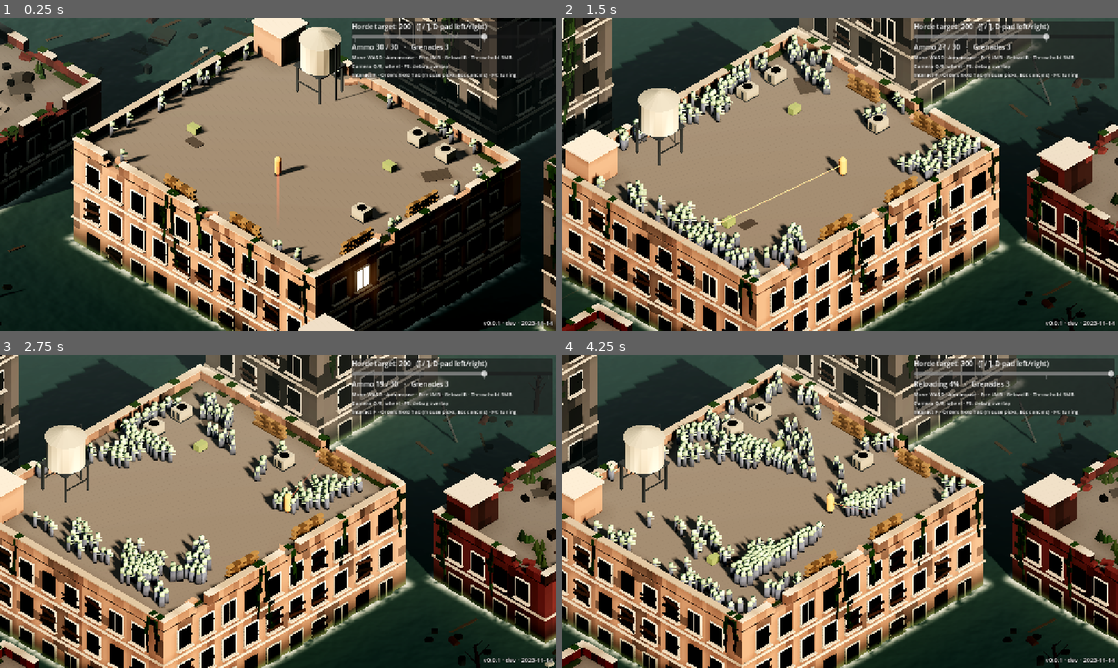
Above: before the commit, frames 1-4 (two rows, left to right).
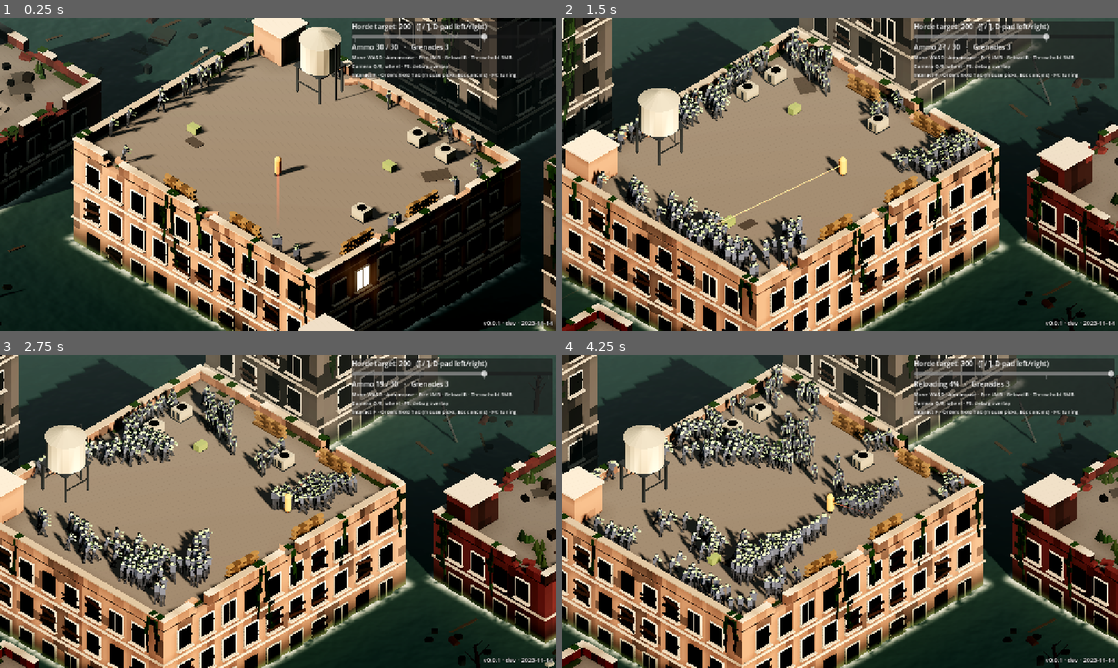
Above: after the commit, the same moments.

Repository: Twilightxc/DrownedCity
Game: Godot game, scene res://game/spikes/twin_stick_spike.tscn
Same seed, same stepped clock (60 frames per second), same inputs: the game is played once before the commit and once after it. This scene is started directly instead of the project's main scene.
Inputs (mouse positions are in pixels of both pictures, inside the frame that each line leads up to):
- Up to frame 1 (0.25 s): no input
- Up to frame 2 (1.5 s): tap Enter at 0.5 s; move the mouse to (962, 158) at 0.52 s; hold D (move_right) 0.53-1.25 s; hold Q (camera_rotate_left) 0.53-1.25 s; click (962, 158) at 0.67 s; drag from (728, 190) to (812, 237) at 1.27 s
- Up to frame 3 (2.75 s): move the mouse to (333, 442) at 2.02 s; press the mouse at (333, 442) at 2.03 s; hold D (move_right) from 2.03 s (still down)
- Up to frame 4 (4.25 s): release D (move_right) at 2.75 s; release the mouse at (895, 442) at 2.75 s; drag from (812, 574) to (673, 464) at 2.77 s; move the mouse to (1006, 558) at 3.52 s; hold A (move_left) from 3.53 s (still down); hold ] (horde_more) from 3.53 s (still down); tap R (reload) at 4.15 s

The runs differ from the first frame. In frame 1, 2.1% of the frame differs, in the area x 19-88%, y 7-80%; in frame 2, 7.7%; in frame 3, 8.8%; in frame 4, 12%, in the area x 2-73%, y 1-83%.

Commit message:
Spike E (0.7) part 1: animated horde via vertex animation textures
Rigid-part zombie (male/female, 180 tris) from tools/blender/kit_zombie.py with hand-keyed stand-in clips baked to half-float EXR VATs. The horde MultiMesh shader plays walk/attack per agent from INSTANCE_CUSTOM; Horde tracks clip, time and heading. 6 new GUT tests.

Co-Authored-By: Claude Opus 5.5 <noreply@anthropic.com>

Diff:
--- /dev/null
+++ b/assets/vat/zombie_female.tres
@@ -0,0 +1,14 @@
+[gd_resource type="Resource" script_class="VatModel" load_steps=6 format=3]
+
+[ext_resource type="Script" path="res://combat/vat_model.gd" id="1_model"]
+[ext_resource type="PackedScene" path="res://assets/models/zombie_female.glb" id="2_mesh"]
+[ext_resource type="Texture2D" path="res://assets/vat/zombie_female_pos.exr" id="3_pos"]
+[ext_resource type="Texture2D" path="res://assets/vat/zombie_female_nrm.exr" id="4_nrm"]
+[ext_resource type="Resource" path="res://assets/vat/zombie_female_clips.tres" id="5_clips"]
+
+[resource]
+script = ExtResource("1_model")
+mesh_scene = ExtResource("2_mesh")
+positions = ExtResource("3_pos")
+normals = ExtResource("4_nrm")
+clips = ExtResource("5_clips")
--- /dev/null
+++ b/assets/vat/zombie_female_clips.tres
@@ -0,0 +1,15 @@
+[gd_resource type="Resource" script_class="VatClips" load_steps=2 format=3]
+
+[ext_resource type="Script" path="res://combat/vat_clips.gd" id="1_vat"]
+
+[resource]
+script = ExtResource("1_vat")
+mesh_name = "zombie_female"
+fps = 24.0
+vertex_count = 360
+frame_count = 102
+names = PackedStringArray("walk", "attack", "flinch", "death", "death_blown")
+start_row = PackedInt32Array(0, 24, 42, 50, 78)
+frames = PackedInt32Array(24, 18, 8, 28, 24)
+loops = PackedInt32Array(1, 0, 0, 0, 0)
+stride = PackedFloat32Array(1.300, 0.000, 0.000, 0.000, 0.000)
--- /dev/null
+++ b/assets/vat/zombie_male.tres
@@ -0,0 +1,14 @@
+[gd_resource type="Resource" script_class="VatModel" load_steps=6 format=3]
+
+[ext_resource type="Script" path="res://combat/vat_model.gd" id="1_model"]
+[ext_resource type="PackedScene" path="res://assets/models/zombie_male.glb" id="2_mesh"]
+[ext_resource type="Texture2D" path="res://assets/vat/zombie_male_pos.exr" id="3_pos"]
+[ext_resource type="Texture2D" path="res://assets/vat/zombie_male_nrm.exr" id="4_nrm"]
+[ext_resource type="Resource" path="res://assets/vat/zombie_male_clips.tres" id="5_clips"]
+
+[resource]
+script = ExtResource("1_model")
+mesh_scene = ExtResource("2_mesh")
+positions = ExtResource("3_pos")
+normals = ExtResource("4_nrm")
+clips = ExtResource("5_clips")
--- /dev/null
+++ b/assets/vat/zombie_male_clips.tres
@@ -0,0 +1,15 @@
+[gd_resource type="Resource" script_class="VatClips" load_steps=2 format=3]
+
+[ext_resource type="Script" path="res://combat/vat_clips.gd" id="1_vat"]
+
+[resource]
+script = ExtResource("1_vat")
+mesh_name = "zombie_male"
+fps = 24.0
+vertex_count = 360
+frame_count = 102
+names = PackedStringArray("walk", "attack", "flinch", "death", "death_blown")
+start_row = PackedInt32Array(0, 24, 42, 50, 78)
+frames = PackedInt32Array(24, 18, 8, 28, 24)
+loops = PackedInt32Array(1, 0, 0, 0, 0)
+stride = PackedFloat32Array(1.300, 0.000, 0.000, 0.000, 0.000)
--- a/combat/horde.gd
+++ b/combat/horde.gd
@@ -2,6 +2,9 @@
 extends RefCounted
 ## Real-time zombie crowd as struct-of-arrays. Live agents are packed in [0, count);
 ## killing swaps the last agent into the hole. No nodes, no physics bodies.
+## Animation is state only (clip + time per agent); HordeRenderer turns it into VAT rows.
+
+enum Anim { WALK, ATTACK, FLINCH }
 
 var config: HordeConfig
 var grid: NavGrid
@@ -15,6 +18,10 @@
 var hp: PackedInt32Array
 var speed_scale: PackedFloat32Array
 var tint: PackedColorArray
+var heading: PackedVector2Array  ## unit facing; follows the velocity, turns to the target when still
+var variant: PackedByteArray
+var anim: PackedByteArray  ## Anim
+var anim_time: PackedFloat32Array  ## walk: cycles (by distance walked); others: seconds
 
 ## Totals since start, read by the presentation layer and reported to SimCore later.
 var kills: int = 0
@@ -35,6 +42,10 @@
 	hp.resize(max_agents)
 	speed_scale.resize(max_agents)
 	tint.resize(max_agents)
+	heading.resize(max_agents)
+	variant.resize(max_agents)
+	anim.resize(max_agents)
+	anim_time.resize(max_agents)
 	_attack_cooldown.resize(max_agents)
 	_rng.seed = rng_seed
 
@@ -49,6 +60,10 @@
 	speed_scale[a] = 1.0 + _rng.randf_range(-config.speed_jitter, config.speed_jitter)
 	var shade: float = _rng.randf_range(0.85, 1.1)
 	tint[a] = Color(shade, shade, shade)
+	heading[a] = Vector2(0, 1)
+	variant[a] = _rng.randi() % maxi(config.variants, 1)
+	anim[a] = Anim.WALK
+	anim_time[a] = _rng.randf()  # walk phase offset, so the crowd doesn't step in sync
 	_attack_cooldown[a] = _rng.randf() * config.attack_interval
 	count += 1
 	return true
@@ -63,6 +78,10 @@
 		hp[a] = hp[last]
 		speed_scale[a] = speed_scale[last]
 		tint[a] = tint[last]
+		heading[a] = heading[last]
+		variant[a] = variant[last]
+		anim[a] = anim[last]
+		anim_time[a] = anim_time[last]
 		_attack_cooldown[a] = _attack_cooldown[last]
 	count = last
 
@@ -102,6 +121,11 @@
 	var pos: PackedVector2Array = positions
 	var vel: PackedVector2Array = velocities
 	var cooldown: PackedFloat32Array = _attack_cooldown
+	var head: PackedVector2Array = heading
+	var clip: PackedByteArray = anim
+	var clip_t: PackedFloat32Array = anim_time
+	var inv_stride: float = 1.0 / config.walk_stride
+	var attack_len: float = config.attack_anim_sec
 
 	var sep_dist: float = config.radius * 2.0
 	var sep_dist2: float = sep_dist * sep_dist
@@ -167,11 +191,32 @@
 		pos[a] = np
 		vel[a] = v
 
+		var speed2: float = v.length_squared()
+		if speed2 > 0.04:
+			head[a] = v / sqrt(speed2)
+		elif dist2 > 0.0001:
+			head[a] = head[a].lerp(to_target / sqrt(dist2), turn).normalized()
+
 		cooldown[a] -= delta
-		if dist2 <= attack_r2 and cooldown[a] <= 0.0:
+		var attacking: bool = dist2 <= attack_r2 and cooldown[a] <= 0.0
+		if attacking:
 			cooldown[a] = config.attack_interval
 			hits_on_target += 1
 
+		if attacking:
+			clip[a] = Anim.ATTACK
+			clip_t[a] = 0.0
+		elif clip[a] == Anim.WALK:
+			clip_t[a] = fposmod(clip_t[a] + (np - p).length() * inv_stride, 1.0)
+		else:
+			clip_t[a] += delta
+			if clip_t[a] >= attack_len:
+				clip[a] = Anim.WALK
+				clip_t[a] = 0.0
+
 	positions = pos
 	velocities = vel
+	heading = head
+	anim = clip
+	anim_time = clip_t
 	_attack_cooldown = cooldown
--- a/combat/horde_config.gd
+++ b/combat/horde_config.gd
@@ -14,6 +14,11 @@
 @export var attack_range: float = 0.9  ## m
 @export var attack_interval: float = 1.0  ## s between hits per zombie
 
+@export_group("Animation")
+@export var walk_stride: float = 1.3  ## m covered per walk cycle (two steps); matches the VAT walk clip
+@export var attack_anim_sec: float = 0.75
+@export var variants: int = 2  ## looks drawn by HordeRenderer (male / female)
+
 @export_group("Flow field")
 @export var flow_recompute_sec: float = 0.25
 
--- a/combat/horde_renderer.gd
+++ b/combat/horde_renderer.gd
@@ -1,48 +1,86 @@
 class_name HordeRenderer
-extends MultiMeshInstance3D
-## Draws every zombie with one MultiMesh (one draw call + shadow pass).
-## Writes the raw instance buffer once per frame instead of one call per instance.
+extends Node3D
+## Draws the zombies with one MultiMesh per look (one draw call + shadow pass each).
+## Writes each raw instance buffer once per frame instead of one call per instance.
+## With `models` set, each look plays its vertex animation texture (PHASE0 0.7): the instance
+## custom data carries the two VAT rows and their blend for the agent's clip and time.
+## Without models it falls back to the blocky placeholder of spike A.
 
-const FLOATS_PER_INSTANCE: int = 16  # 12 transform (3x4, row-major) + 4 colour
+const FLOATS_PER_INSTANCE: int = 20  # 12 transform (3x4, row-major) + 4 colour + 4 custom
+const VAT_SHADER: Shader = preload("res://game/shaders/horde_vat.gdshader")
 
-## Cool grey clothes, pale green skin (Style 1.5). sRGB.
+@export var models: Array[VatModel] = []
+## Placeholder colours. Cool grey clothes, pale green skin (Style 1.5). sRGB.
 @export var clothes_color: Color = Color("#515865")
 @export var skin_color: Color = Color("#93ad7a")
 
-var _buffer: PackedFloat32Array
+var _layers: Array[MultiMeshInstance3D] = []
+var _buffers: Array[PackedFloat32Array] = []
+var _clip_index: Array[PackedInt32Array] = []  # per look: Horde.Anim -> VatClips row
 
 
 func setup(capacity: int) -> void:
-	var mm: MultiMesh = MultiMesh.new()
-	mm.transform_format = MultiMesh.TRANSFORM_3D
-	mm.use_colors = true
-	mm.mesh = _make_zombie_mesh()
-	mm.instance_count = capacity
-	mm.visible_instance_count = 0
-	multimesh = mm
-	_buffer.resize(capacity * FLOATS_PER_INSTANCE)
-	# The crowd moves every frame; per-instance culling isn't worth it.
-	custom_aabb = AABB(Vector3(-500, -10, -500), Vector3(1000, 20, 1000))
+	var looks: int = maxi(models.size(), 1)
+	for v: int in looks:
+		var mm: MultiMesh = MultiMesh.new()
+		mm.transform_format = MultiMesh.TRANSFORM_3D
+		mm.use_colors = true
+		mm.use_custom_data = true
+		var layer: MultiMeshInstance3D = MultiMeshInstance3D.new()
+		if models.is_empty():
+			mm.mesh = _make_placeholder_mesh()
+		else:
+			var model: VatModel = models[v]
+			mm.mesh = model.extract_mesh()
+			var mat: ShaderMaterial = ShaderMaterial.new()
+			mat.shader = VAT_SHADER
+			mat.set_shader_parameter("vat_position", model.positions)
+			mat.set_shader_parameter("vat_normal", model.normals)
+			layer.material_override = mat
+			var rows: PackedInt32Array = PackedInt32Array()
+			for clip_name: String in ["walk", "attack", "flinch"]:  # Horde.Anim order
+				rows.append(model.clips.index_of(clip_name))
+			_clip_index.append(rows)
+		mm.instance_count = capacity
+		mm.visible_instance_count = 0
+		layer.multimesh = mm
+		# The crowd moves every frame; per-instance culling isn't worth it.
+		layer.custom_aabb = AABB(Vector3(-500, -10, -500), Vector3(1000, 20, 1000))
+		add_child(layer)
+		_layers.append(layer)
+		var buf: PackedFloat32Array = PackedFloat32Array()
+		buf.resize(capacity * FLOATS_PER_INSTANCE)
+		_buffers.append(buf)
 
 
 func sync(horde: Horde, ground_y: float) -> void:
-	var n: int = horde.count
+	for v: int in _layers.size():
+		_sync_look(horde, v, ground_y)
+
+
+## One pass per look keeps a single local buffer (packed arrays copy on write when shared).
+func _sync_look(horde: Horde, v: int, ground_y: float) -> void:
+	var looks: int = _layers.size()
+	var buf: PackedFloat32Array = _buffers[v]
+	_buffers[v] = PackedFloat32Array()  # drop the shared reference so writes don't copy
 	var pos: PackedVector2Array = horde.positions
-	var vel: PackedVector2Array = horde.velocities
+	var head: PackedVector2Array = horde.heading
 	var tint: PackedColorArray = horde.tint
-	var buf: PackedFloat32Array = _buffer
-	var o: int = 0
-	for a: int in n:
+	var look: PackedByteArray = horde.variant
+	var clip: PackedByteArray = horde.anim
+	var clip_t: PackedFloat32Array = horde.anim_time
+	var clips: VatClips = models[v].clips if not models.is_empty() else null
+	var rows_of: PackedInt32Array = _clip_index[v] if clips != null else PackedInt32Array()
+	var n: int = 0
+	for a: int in horde.count:
+		if look[a] % looks != v:
+			continue
+		var o: int = n * FLOATS_PER_INSTANCE
+		n += 1
 		var p: Vector2 = pos[a]
-		var v: Vector2 = vel[a]
-		var c: float = 1.0
-		var s: float = 0.0
-		var sp2: float = v.length_squared()
-		if sp2 > 0.0001:
-			var inv: float = 1.0 / sqrt(sp2)
-			# Yaw so local +Z faces the velocity: basis = rotation about Y.
-			c = v.y * inv
-			s = v.x * inv
+		# Yaw so local +Z faces the heading: basis = rotation about Y.
+		var c: float = head[a].y
+		var s: float = head[a].x
 		buf[o] = c
 		buf[o + 1] = 0.0
 		buf[o + 2] = s
@@ -60,14 +98,19 @@
 		buf[o + 13] = t.g
 		buf[o + 14] = t.b
 		buf[o + 15] = 1.0
-		o += FLOATS_PER_INSTANCE
-	_buffer = buf
-	multimesh.buffer = _buffer
-	multimesh.visible_instance_count = n
+		if clips != null:
+			var rows: Vector3 = clips.rows_at(rows_of[clip[a]], clip_t[a])
+			buf[o + 16] = rows.x
+			buf[o + 17] = rows.y
+			buf[o + 18] = rows.z
+	_buffers[v] = buf
+	var mm: MultiMesh = _layers[v].multimesh
+	mm.buffer = buf
+	mm.visible_instance_count = n
 
 
 ## Blocky placeholder: grey body, pale green head and arms reaching forward (+Z).
-func _make_zombie_mesh() -> ArrayMesh:
+func _make_placeholder_mesh() -> ArrayMesh:
 	var st: SurfaceTool = SurfaceTool.new()
 	st.begin(Mesh.PRIMITIVE_TRIANGLES)
 	_add_box(st, Vector3(0, 0.45, 0), Vector3(0.44, 0.9, 0.28), clothes_color)  # body + legs
--- /dev/null
+++ b/combat/vat_clips.gd
@@ -0,0 +1,36 @@
+class_name VatClips
+extends Resource
+## Clip table of a vertex animation texture, written by tools/blender/kit_zombie.py next to the
+## two EXR textures (positions, normals). One texture row per frame, one column per mesh corner.
+
+@export var mesh_name: String = ""
+@export var fps: float = 24.0
+@export var vertex_count: int = 0
+@export var frame_count: int = 0
+@export var names: PackedStringArray = PackedStringArray()
+@export var start_row: PackedInt32Array = PackedInt32Array()
+@export var frames: PackedInt32Array = PackedInt32Array()
+@export var loops: PackedInt32Array = PackedInt32Array()
+@export var stride: PackedFloat32Array = PackedFloat32Array()  ## metres per loop for walk clips, 0 = by time
+
+
+func index_of(clip_name: String) -> int:
+	return names.find(clip_name)
+
+
+func duration(clip: int) -> float:
+	return frames[clip] / fps
+
+
+## Two texture rows and the blend between them, for a clip at `t`: seconds, or cycles when
+## the clip loops (walk phase). One-shot clips hold their last frame.
+func rows_at(clip: int, t: float) -> Vector3:
+	var n: int = frames[clip]
+	var f: float
+	if loops[clip] != 0:
+		f = fposmod(t, 1.0) * n
+	else:
+		f = clampf(t * fps, 0.0, n - 1.0)
+	var f0: int = floori(f)
+	var f1: int = (f0 + 1) % n if loops[clip] != 0 else mini(f0 + 1, n - 1)
+	return Vector3(start_row[clip] + f0, start_row[clip] + f1, f - f0)
--- /dev/null
+++ b/combat/vat_model.gd
@@ -0,0 +1,17 @@
+class_name VatModel
+extends Resource
+## One horde look: the exported mesh (UV.x = VAT column) plus its baked textures and clip table.
+## Instances live next to the textures in assets/vat/.
+
+@export var mesh_scene: PackedScene  ## the .glb from tools/blender/kit_zombie.py
+@export var positions: Texture2D
+@export var normals: Texture2D
+@export var clips: VatClips
+
+
+func extract_mesh() -> Mesh:
+	var root: Node = mesh_scene.instantiate()
+	var found: Array[Node] = root.find_children("*", "MeshInstance3D", true, false)
+	var mesh: Mesh = (found[0] as MeshInstance3D).mesh if not found.is_empty() else null
+	root.free()
+	return mesh
--- /dev/null
+++ b/game/shaders/horde_vat.gdshader
@@ -0,0 +1,30 @@
+// Horde zombie: vertex animation texture (VAT) on a MultiMesh, no skeleton per zombie (PHASE0 0.7).
+// UV.x = the corner's VAT column; INSTANCE_CUSTOM = (row A, row B, blend, unused), written by
+// HordeRenderer from each agent's clip and time. Colour as Style 1.5: palette in vertex RGB, baked AO
+// in vertex alpha, times the instance tint. Works in Compatibility (texelFetch on half-float textures).
+shader_type spatial;
+render_mode cull_back, diffuse_burley, specular_schlick_ggx;
+
+uniform highp sampler2D vat_position : filter_nearest, repeat_disable;
+uniform highp sampler2D vat_normal : filter_nearest, repeat_disable;
+uniform float ao_light_affect : hint_range(0.0, 1.0) = 0.35;
+uniform float roughness : hint_range(0.0, 1.0) = 0.95;
+
+void vertex() {
+	int column = int(UV.x);
+	ivec2 a = ivec2(column, int(INSTANCE_CUSTOM.x));
+	ivec2 b = ivec2(column, int(INSTANCE_CUSTOM.y));
+	float k = INSTANCE_CUSTOM.z;
+	VERTEX = mix(texelFetch(vat_position, a, 0).xyz, texelFetch(vat_position, b, 0).xyz, k);
+	NORMAL = normalize(mix(texelFetch(vat_normal, a, 0).xyz, texelFetch(vat_normal, b, 0).xyz, k));
+}
+
+void fragment() {
+	// The glTF vertex colour arrives here one sRGB decode darker than the palette (dark clothes went
+	// black); re-encode so the horde matches the StandardMaterial placeholder it replaces.
+	ALBEDO = pow(COLOR.rgb, vec3(1.0 / 2.2));
+	AO = COLOR.a;
+	AO_LIGHT_AFFECT = ao_light_affect;
+	ROUGHNESS = roughness;
+	SPECULAR = 0.2;
+}
--- a/game/spikes/horde_spike.tscn
+++ b/game/spikes/horde_spike.tscn
@@ -65,7 +65,7 @@
 transform = Transform3D(1, 0, 0, 0, 1, 0, 0, 0, 1, 0, 0.9, 0.5)
 mesh = SubResource("Mesh_aim")
 
-[node name="HordeRenderer" type="MultiMeshInstance3D" parent="."]
+[node name="HordeRenderer" type="Node3D" parent="."]
 script = ExtResource("6_renderer")
 
 [node name="Tracers" type="MeshInstance3D" parent="."]
--- a/game/spikes/style_spike.tscn
+++ b/game/spikes/style_spike.tscn
@@ -9,6 +9,9 @@
 [ext_resource type="Script" path="res://game/spikes/tracers.gd" id="7_tracers"]
 [ext_resource type="Resource" path="res://data/input/twin_stick.tres" id="9_controls"]
 [ext_resource type="PackedScene" path="res://game/level/style15_level.tscn" id="8_level"]
+[ext_resource type="Resource" path="res://assets/vat/zombie_male.tres" id="10_male"]
+[ext_resource type="Resource" path="res://assets/vat/zombie_female.tres" id="11_female"]
+[ext_resource type="Script" path="res://combat/vat_model.gd" id="12_vatmodel"]
 
 [sub_resource type="StandardMaterial3D" id="Mat_player"]
 albedo_color = Color(0.92, 0.55, 0.2, 1)
@@ -52,8 +55,9 @@
 transform = Transform3D(1, 0, 0, 0, 1, 0, 0, 0, 1, 0, 0.9, 0.5)
 mesh = SubResource("Mesh_aim")
 
-[node name="HordeRenderer" type="MultiMeshInstance3D" parent="."]
+[node name="HordeRenderer" type="Node3D" parent="."]
 script = ExtResource("6_renderer")
+models = Array[ExtResource("12_vatmodel")]([ExtResource("10_male"), ExtResource("11_female")])
 
 [node name="Tracers" type="MeshInstance3D" parent="."]
 script = ExtResource("7_tracers")
--- a/tests/combat/test_horde.gd
+++ b/tests/combat/test_horde.gd
@@ -75,6 +75,54 @@
 	assert_between(horde.hits_on_target, 2, 3, "about one hit per attack_interval over 2.5 s")
 
 
+func test_walk_phase_follows_distance() -> void:
+	var horde: Horde = _horde()
+	horde.spawn(Vector2(-8, 0))
+	horde.anim_time[0] = 0.0
+	var target: Vector2 = Vector2(8, 0)
+	horde.recompute_flow([_grid.world_to_cell(target)] as Array[Vector2i])
+	var travelled: float = 0.0
+	for step: int in 30:
+		var before: Vector2 = horde.positions[0]
+		horde.update(1.0 / 60.0, target)
+		travelled += horde.positions[0].distance_to(before)
+	assert_eq(horde.anim[0], Horde.Anim.WALK)
+	assert_almost_eq(horde.anim_time[0], fposmod(travelled / _config.walk_stride, 1.0), 0.001)
+	assert_gt(horde.heading[0].x, 0.9, "faces where it walks")
+
+
+func test_attack_plays_then_returns_to_walk() -> void:
+	var horde: Horde = _horde()
+	horde.spawn(Vector2(0.5, 0))
+	horde.recompute_flow([Vector2i(10, 10)] as Array[Vector2i])
+	var attacked: bool = false
+	for step: int in 60:
+		horde.update(1.0 / 60.0, Vector2(0, 0))
+		attacked = attacked or horde.anim[0] == Horde.Anim.ATTACK
+	assert_true(attacked, "attack clip started")
+	assert_lt(horde.heading[0].x, -0.9, "turns to face the target while standing")
+	for step: int in ceili(_config.attack_anim_sec * 60.0) + 2:
+		horde.update(1.0 / 60.0, Vector2(0, 0))
+		if horde.anim[0] == Horde.Anim.WALK:
+			pass_test("back to walk")
+			return
+	fail_test("still attacking after attack_anim_sec")
+
+
+func test_kill_moves_animation_state_with_the_agent() -> void:
+	var horde: Horde = _horde()
+	for i: int in 3:
+		horde.spawn(Vector2(i, 0))
+	horde.anim[2] = Horde.Anim.ATTACK
+	horde.anim_time[2] = 0.3
+	horde.variant[2] = 1
+	horde.kill(0)
+	assert_eq(horde.positions[0], Vector2(2, 0))
+	assert_eq(horde.anim[0], Horde.Anim.ATTACK)
+	assert_almost_eq(horde.anim_time[0], 0.3, 0.0001)
+	assert_eq(horde.variant[0], 1)
+
+
 func test_apply_damage_removes_dead_and_keeps_survivors() -> void:
 	var horde: Horde = _horde()
 	for i: int in 5:
--- /dev/null
+++ b/tests/combat/test_vat_clips.gd
@@ -0,0 +1,37 @@
+extends GutTest
+
+var _clips: VatClips
+
+
+func before_each() -> void:
+	_clips = VatClips.new()
+	_clips.fps = 24.0
+	_clips.names = PackedStringArray(["walk", "attack"])
+	_clips.start_row = PackedInt32Array([0, 24])
+	_clips.frames = PackedInt32Array([24, 18])
+	_clips.loops = PackedInt32Array([1, 0])
+	_clips.stride = PackedFloat32Array([1.3, 0.0])
+
+
+func test_loop_clip_wraps_by_cycle() -> void:
+	assert_eq(_clips.rows_at(0, 0.0), Vector3(0, 1, 0))
+	assert_almost_eq(_clips.rows_at(0, 0.5).x, 12.0, 0.001)
+	var end: Vector3 = _clips.rows_at(0, 23.5 / 24.0)
+	assert_eq(int(end.x), 23)
+	assert_eq(int(end.y), 0, "the last frame blends back into the first")
+	assert_almost_eq(end.z, 0.5, 0.001)
+	assert_eq(_clips.rows_at(0, 1.25), _clips.rows_at(0, 0.25))
+
+
+func test_one_shot_clip_runs_by_time_and_holds_last_frame() -> void:
+	var mid: Vector3 = _clips.rows_at(1, 0.25)  # 6 frames in
+	assert_eq(int(mid.x), 24 + 6)
+	var held: Vector3 = _clips.rows_at(1, 10.0)
+	assert_eq(int(held.x), 24 + 17)
+	assert_eq(int(held.y), 24 + 17)
+
+
+func test_index_and_duration() -> void:
+	assert_eq(_clips.index_of("attack"), 1)
+	assert_eq(_clips.index_of("dance"), -1)
+	assert_almost_eq(_clips.duration(1), 0.75, 0.001)
Binary file added: assets/models/zombie_female.glb
Not shown, added: assets/models/zombie_female.glb.import
Binary file added: assets/models/zombie_male.glb
Not shown, added: assets/models/zombie_male.glb.import
Binary file added: assets/vat/zombie_female_nrm.exr
Not shown, added: assets/vat/zombie_female_nrm.exr.import
Binary file added: assets/vat/zombie_female_pos.exr
Not shown, added: assets/vat/zombie_female_pos.exr.import
Binary file added: assets/vat/zombie_male_nrm.exr
Not shown, added: assets/vat/zombie_male_nrm.exr.import
Binary file added: assets/vat/zombie_male_pos.exr
Not shown, added: assets/vat/zombie_male_pos.exr.import
(and 8 more such lines)
